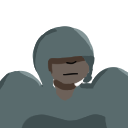
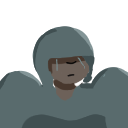
Two versions of the same layered image (w=128, h=128). Layer-by-layer changes:
removed layer "Layer 3" over (56, 57, 106, 77)
painted on "Layer 2" over (56, 57, 106, 77)
